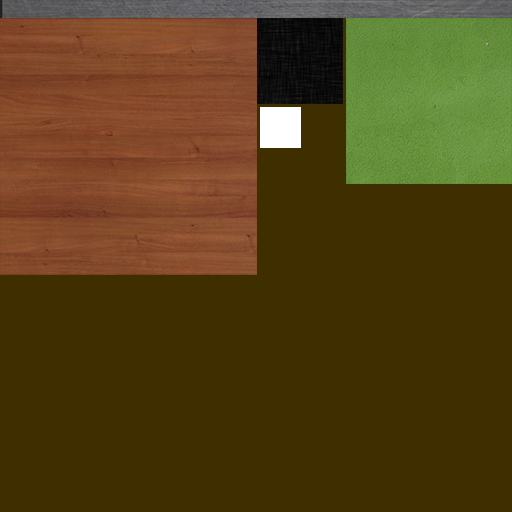
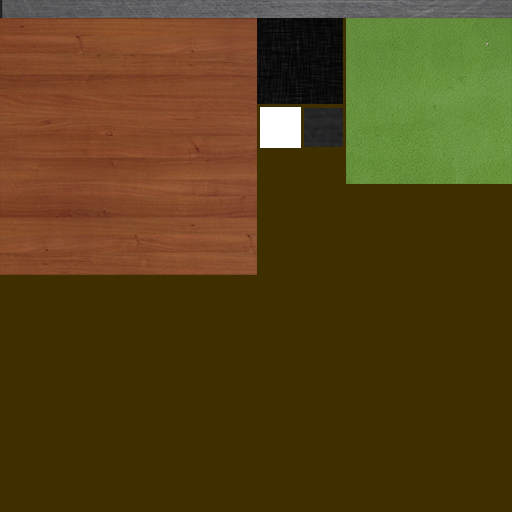
The second 512×512 image is a revision of the first. Changes to its layers:
added layer "Black-Silver" above "silver" over [304, 108, 343, 147]
